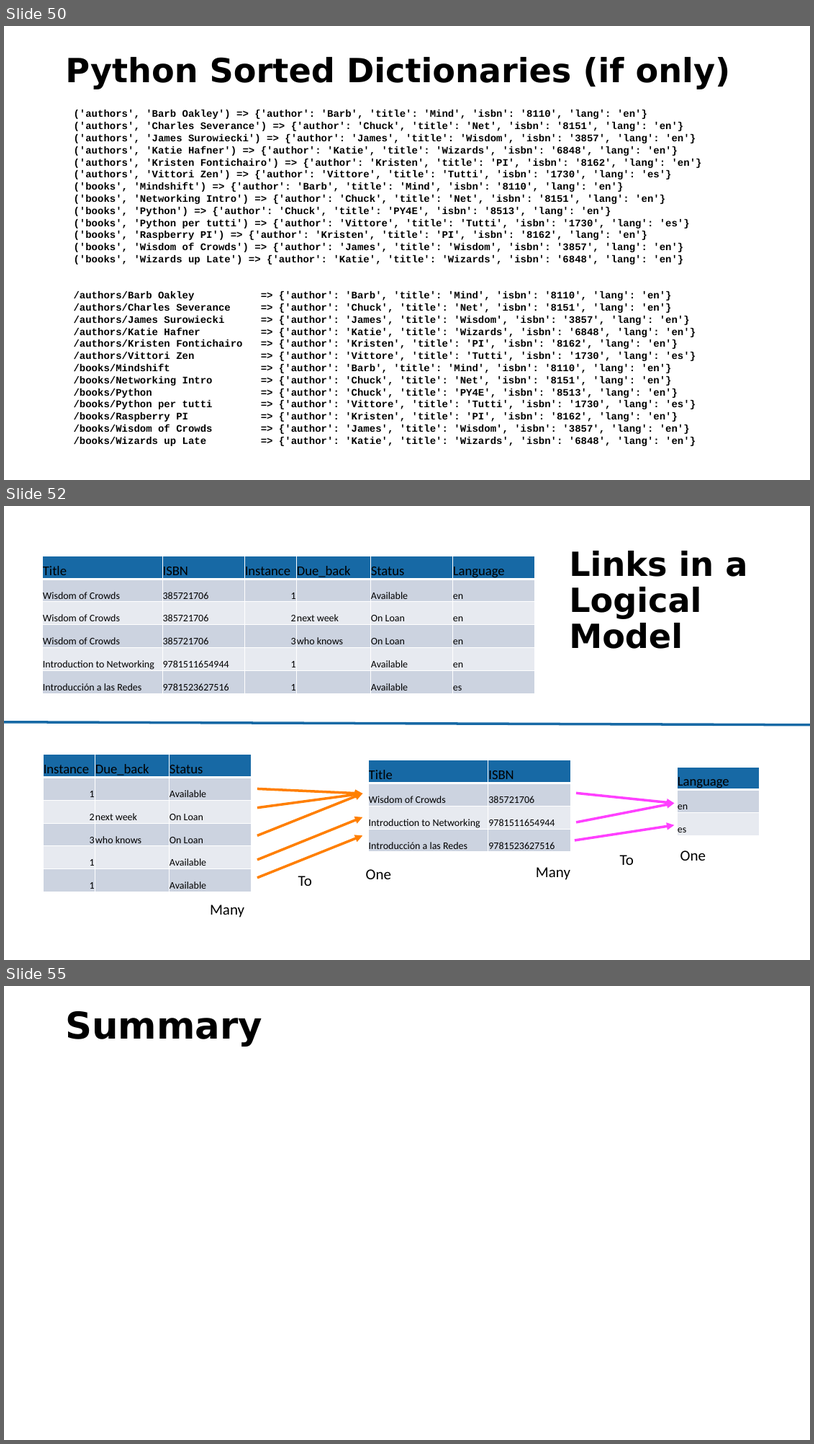
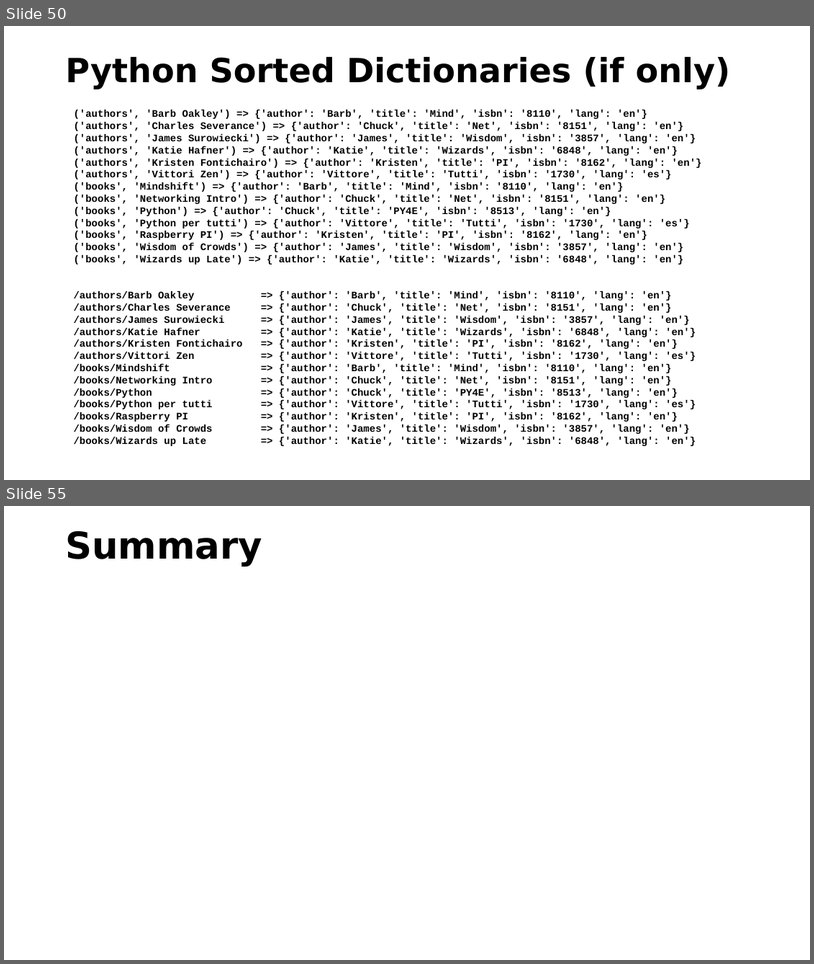
Before and after one commit to csev/pg4e, a slide deck: lectures/07-DenoKV.pptx. Shown one above the other, each under a label of ours: slides 50, 52 and 55 before the commit, slides 50 and 55 after it; the slides between them are not shown. The pictures are 814x1444 and 814x964 pixels, drawn with LibreOffice and Linux fonts; fonts in the diff are those of the drawing. Boxes give left, top, right and bottom in pixels: in the first picture for what was removed or moved away, otherwise in the second. Text is boxed around its words. In the diff, an @@ line names an element or a change of style, - is before the commit and + after.

```diff
--- a/lectures/07-DenoKV.pptx
+++ b/lectures/07-DenoKV.pptx
@@ slide 52 removed at <box>4,506,810,960</box>, background #FFFFFF @@
@@ table removed at <box>43,556,536,693</box>, 6 rows, 6 columns @@
-Title | ISBN | Instance | Due_back | Status | Language
-Wisdom of Crowds | 385721706 | 1 |  | Available | en
-Wisdom of Crowds | 385721706 | 2 | next week | On Loan | en
-Wisdom of Crowds | 385721706 | 3 | who knows | On Loan | en
-Introduction to Networking | 9781511654944 | 1 |  | Available | en
-Introducción a las Redes | 9781523627516 | 1 |  | Available | es
@@ title removed at <box>569,551,748,649</box> @@
-Links in a Logical Model
@@ line removed from (4, 722) to (810, 725) @@
@@ table removed at <box>44,754,252,892</box>, 6 rows, 3 columns @@
-Instance | Due_back | Status
-1 |  | Available
-2 | next week | On Loan
-3 | who knows | On Loan
-1 |  | Available
-1 |  | Available
@@ table removed at <box>369,760,571,854</box>, 4 rows, 2 columns @@
-Title | ISBN
-Wisdom of Crowds | 385721706
-Introduction to Networking | 9781511654944
-Introducción a las Redes | 9781523627516
@@ table removed at <box>678,767,760,835</box>, 3 rows, 1 columns @@
-Language
-en
-es
@@ arrow removed from (257, 788) to (363, 793) @@
@@ arrow removed from (257, 807) to (363, 793) @@
@@ arrow removed from (257, 836) to (363, 793) @@
@@ arrow removed from (577, 793) to (675, 803) @@
@@ arrow removed from (577, 822) to (675, 803) @@
@@ arrow removed from (257, 860) to (363, 817) @@
@@ arrow removed from (575, 840) to (675, 825) @@
@@ arrow removed from (257, 878) to (363, 836) @@
@@ text removed at <box>681,850,706,860</box> @@
-One
@@ text removed at <box>366,869,391,879</box> @@
-One
@@ text removed at <box>536,867,571,880</box> @@
-Many
@@ text removed at <box>620,854,634,865</box> @@
-To
@@ text removed at <box>298,875,312,885</box> @@
-To
@@ text removed at <box>210,904,244,917</box> @@
-Many
```
Also in this commit, not shown: 3 slides changed, 3 slides added, 2 other slides removed.
